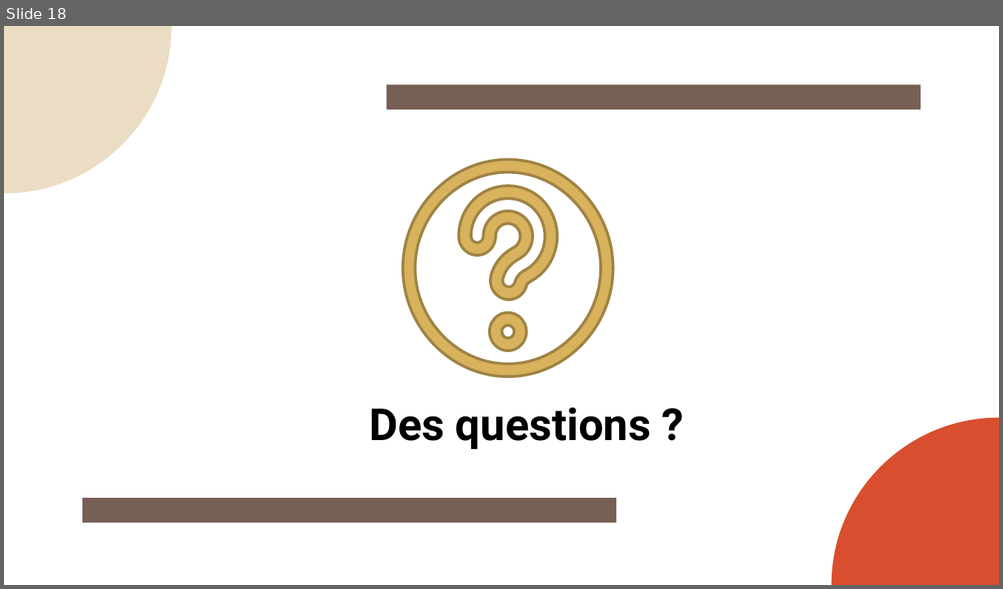
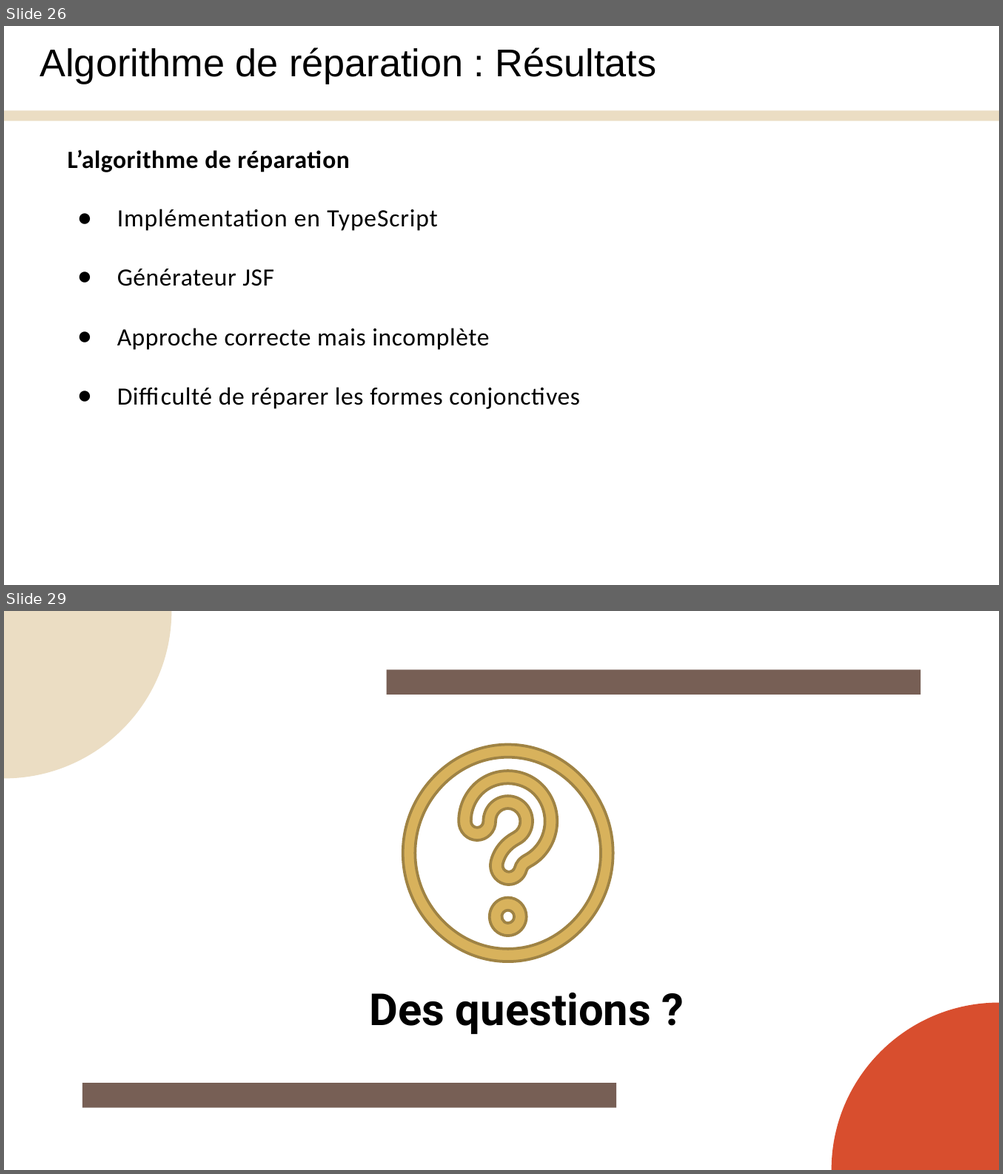
Before and after one commit to Yanis540/PSTL-M1, a slide deck: énoncé/Présentation_Finale.pptx. Shown one above the other, each under a label of ours: slide 18 before the commit, slides 26 and 29 after it; the slides between them are not shown. The pictures are 1003x589 and 1003x1174 pixels, drawn with LibreOffice and Linux fonts; fonts in the diff are those of the drawing. Boxes give left, top, right and bottom in pixels: in the first picture for what was removed or moved away, otherwise in the second. Text is boxed around its words. In the diff, an @@ line names an element or a change of style, - is before the commit and + after.

```diff
--- a/énoncé/Présentation_Finale.pptx
+++ b/énoncé/Présentation_Finale.pptx
@@ slide 26 added at <box>4,26,999,585</box>, background #FFFFFF @@
@@ text added at <box>40,47,657,84</box>, 28 pt, text #000000 @@
+Algorithme de réparation : Résultats
@@ rectangle added at <box>4,110,999,121</box>, fill #EBDDC3 @@
@@ text added at <box>68,150,580,409</box>, 18 pt, text #000000 @@
+L’algorithme de réparation
+● Implémentation en TypeScript
+● Générateur JSF
+● Approche correcte mais incomplète
+● Difficulté de réparer les formes conjonctives
@@ what was slide 18 is now slide 29 @@
```
Also in this commit, not shown: 8 slides changed, 17 other slides added, 7 slides removed.
